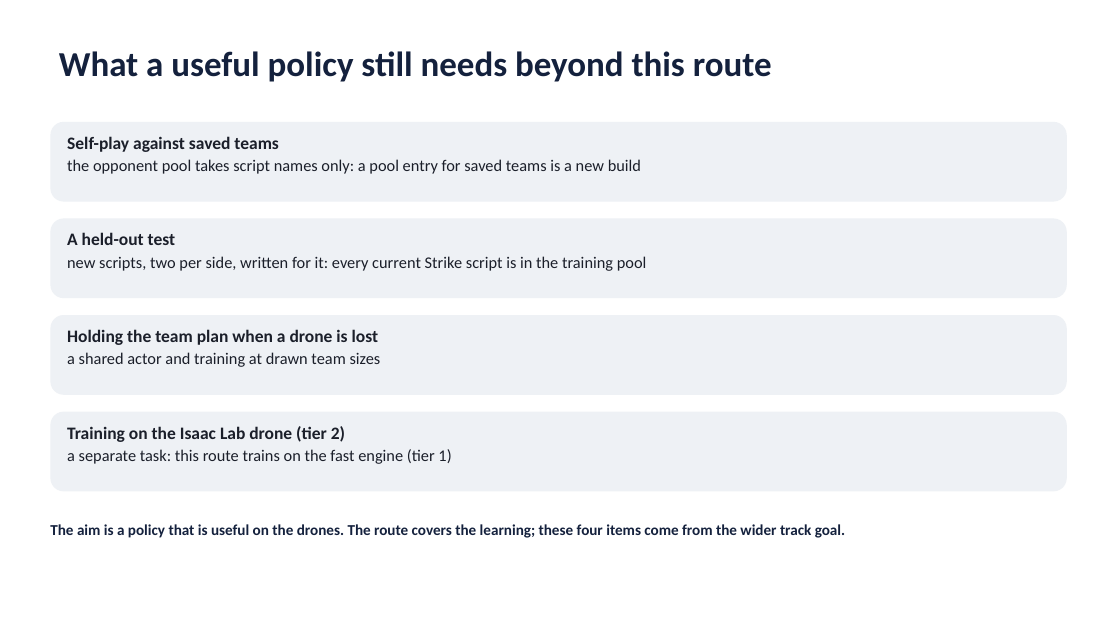
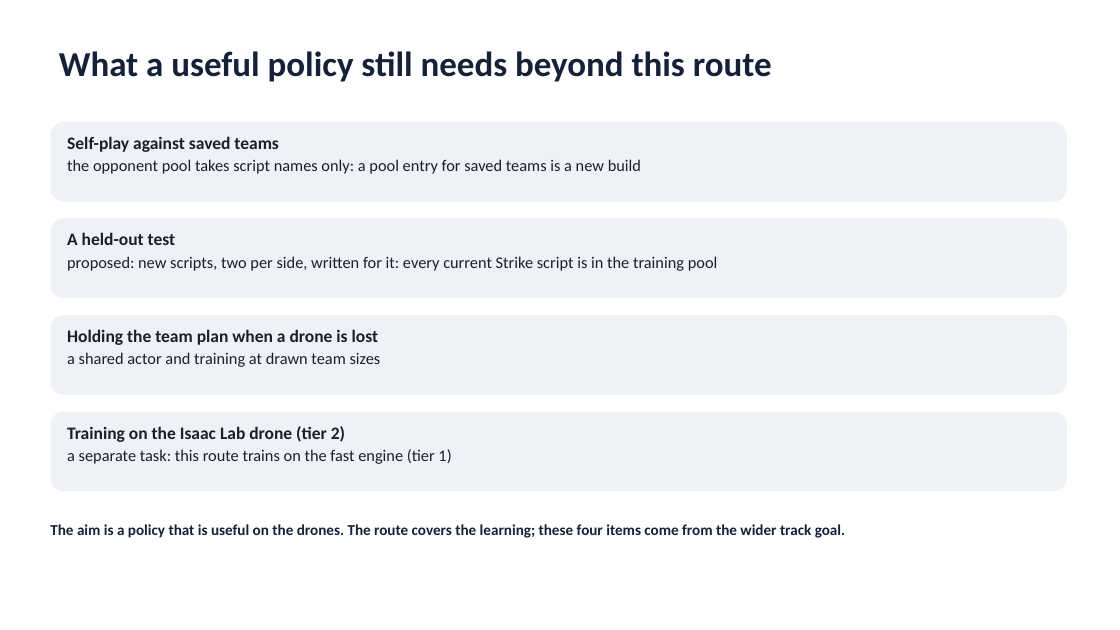
Before and after one commit to AI-DA-STC/AirStack-starling-max2, a slide deck: slide 8 of svg_training/ste_learning/figures/learned_skills_route.pptx. Drawn at 1120x630 pixels with LibreOffice and Linux fonts; fonts in the diff are those of the drawing. Boxes give left, top, right and bottom in pixels: in the first picture for what was removed or moved away, otherwise in the second. Text is boxed around its words. In the diff, an @@ line names an element or a change of style, - is before the commit and + after.

```diff
--- a/svg_training/ste_learning/figures/learned_skills_route.pptx
+++ b/svg_training/ste_learning/figures/learned_skills_route.pptx
@@ text at box(67, 256, 718, 271): text changed @@
-new scripts, two per side, written for it: every current Strike script is in the training pool
+proposed: new scripts, two per side, written for it: every current Strike script is in the training pool
```
Also in this commit, not shown: 5 other slides changed, 6 other files.
